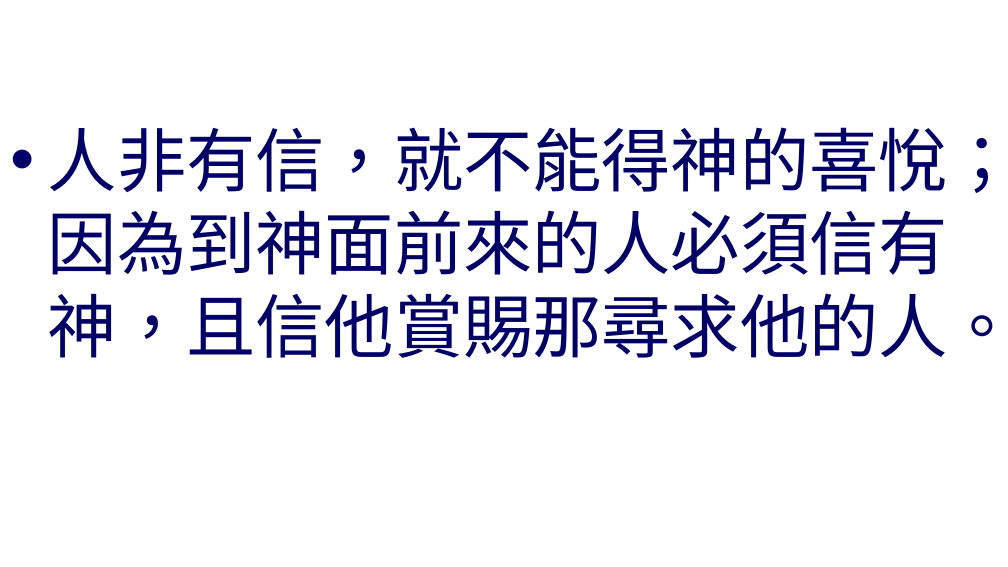
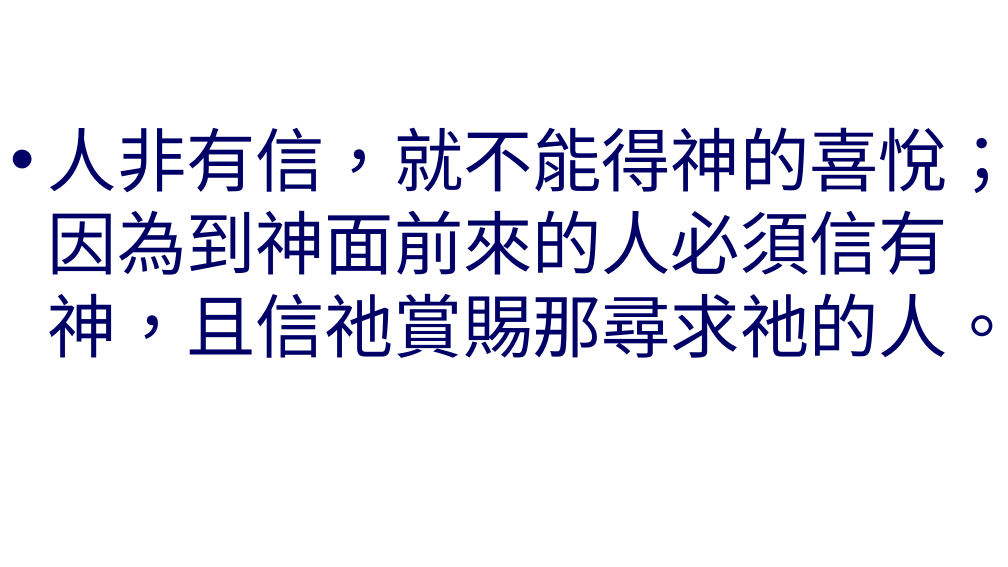
Before and after one commit to batisuoc/worship-resources, a slide deck: slide 6 of 66信心.pptx. Drawn at 1008x567 pixels with LibreOffice and Linux fonts; fonts in the diff are those of the drawing; background and template pictures are left out. Boxes give left, top, right and bottom in pixels: in the first picture for what was removed or moved away, otherwise in the second. Text is boxed around its words. In the diff, an @@ line names an element or a change of style, - is before the commit and + after.

```diff
--- a/66信心.pptx
+++ b/66信心.pptx
@@ text at (x1=48, y1=127, x2=1008, y2=358): text changed @@
-• 人非有信，就不能得神的喜悅；因為到神面前來的人必須信有神，且信他賞賜那尋求他的人。
+• 人非有信，就不能得神的喜悅；因為到神面前來的人必須信有神，且信祂賞賜那尋求祂的人。
```
